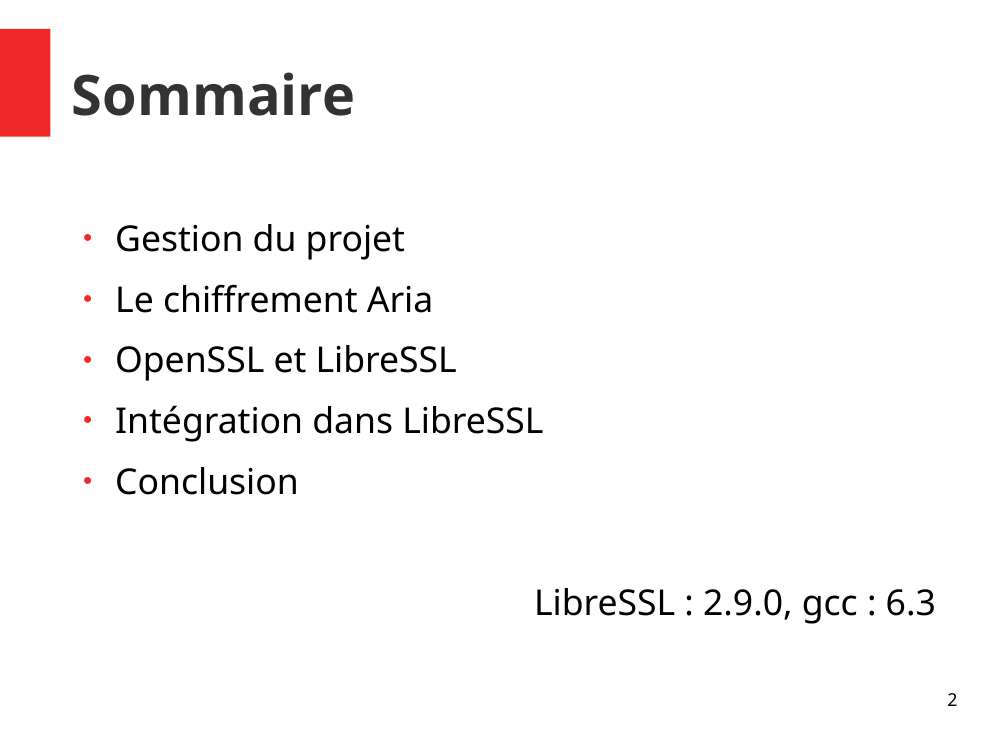
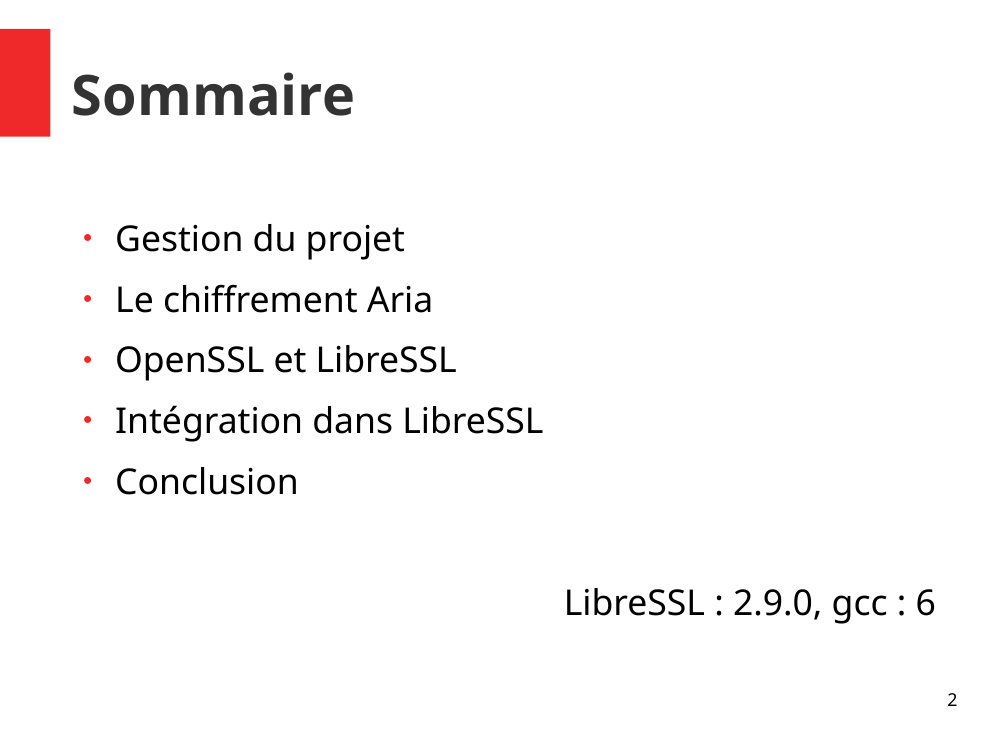
Before and after one commit to Allard-Chris/Aria, a slide deck: slide 2 of docs/[M2CSI]_ICP_Aria_Allard_Aulagnier.odp. Drawn at 1008x756 pixels with LibreOffice and Linux fonts; fonts in the diff are those of the drawing. Boxes give left, top, right and bottom in pixels: in the first picture for what was removed or moved away, otherwise in the second. Text is boxed around its words. In the diff, an @@ line names an element or a change of style, - is before the commit and + after.

```diff
--- a/docs/[M2CSI]_ICP_Aria_Allard_Aulagnier.odp
+++ b/docs/[M2CSI]_ICP_Aria_Allard_Aulagnier.odp
@@ text at (564,588,936,624): text changed @@
-LibreSSL : 2.9.0, gcc : 6.3
+LibreSSL : 2.9.0, gcc : 6
```
Also in this commit, not shown: 3 other slides changed, 1 slide removed, 1 other file.
